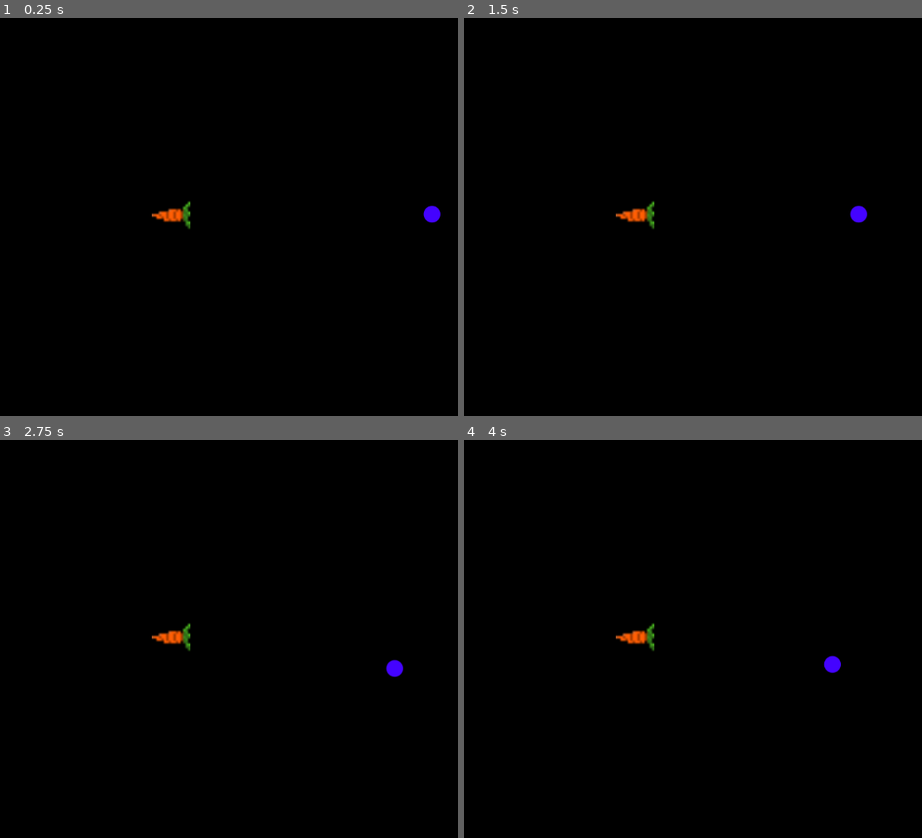
Above: before the commit, frames 1-4 (two rows, left to right).
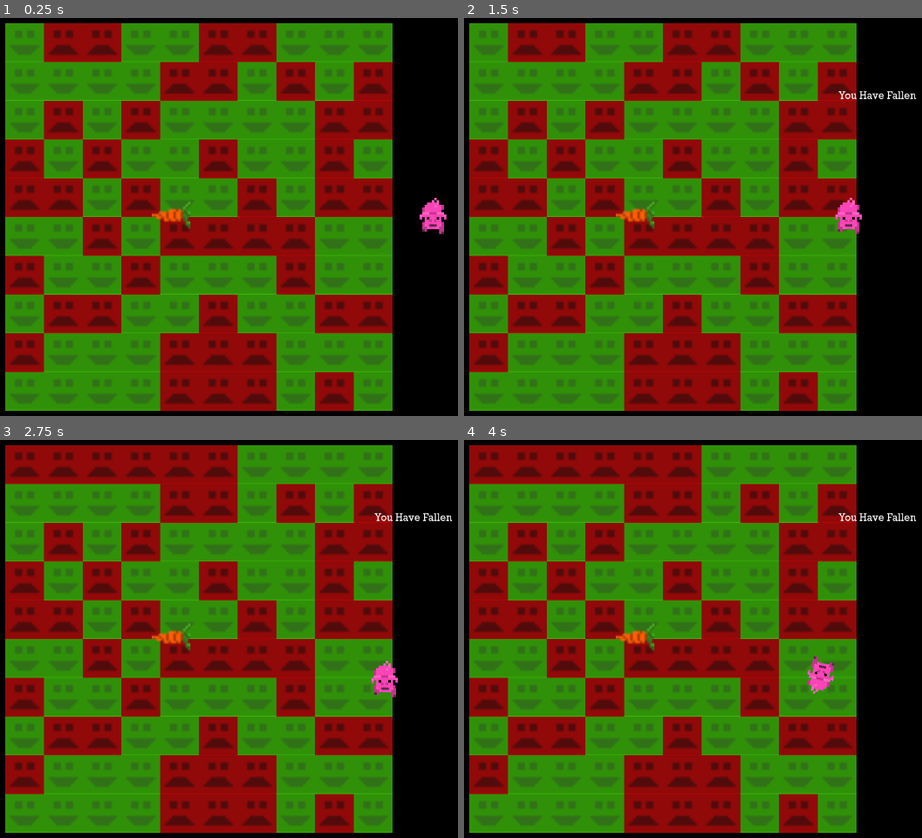
Above: after the commit, the same moments.

Repository: AthertonRoamer/GodotRumble0
Game: Godot game, scene res://world.tscn
The game is run twice, just before and just after one commit, with the same random seed, the same clock (stepped at 60 frames per second) and the same inputs.
Inputs:
- Up to frame 1 (0.25 s): no input
- Up to frame 2 (1.5 s): hold Right (ui_right) 0.53-1.28 s; hold A (a) 0.53-1.28 s; tap D (d) at 0.8, 1.35 s; hold Down (ui_down) from 1.28 s (still down)
- Up to frame 3 (2.75 s): tap S (s) at 1.55 s; tap Enter at 2 s; release Down (ui_down) at 2.03 s; hold Right (ui_right) from 2.03 s (still down); hold S (s) from 2.03 s (still down); tap W (w) at 2.3 s
- Up to frame 4 (4 s): release Right (ui_right) at 2.78 s; release S (s) at 2.78 s; hold Up (ui_up) 2.78-3.53 s; tap W (w) at 2.85 s; tap A (a) at 3.05 s; hold Left (ui_left) from 3.53 s (still down); hold A (a) from 3.53 s (still down); tap D (d) at 3.8 s

The runs differ from the first frame. In frame 1, 83% of the frame differs, in the area x 1-98%, y 1-99%; in frame 2, 82%; in frame 3, 82%; in frame 4, 82%.
Error before the commit: Parse Error: Expected indented block after function declaration. (res://tile.gd:55)

Commit message:
Animated Player
Added Anim Tree
Added Anim Player
Player Sprite
Working Tile Sprites

Diff:
--- a/GodotRumbleProject/map.gd
+++ b/GodotRumbleProject/map.gd
@@ -14,9 +14,9 @@
 			var t = tile_scene.instantiate()
 			randomize()
 			if randi() % 2 == 0:
-				t.set_state(0)
+				t.set_state(Data.SAFE)
 			else:
-				t.set_state(1)
+				t.set_state(Data.DANGER)
 			t.position = Vector2(x, y ) * tile_size
 			t.map_pos = Vector2(x, y)
 			add_child(t)
--- a/GodotRumbleProject/player.gd
+++ b/GodotRumbleProject/player.gd
@@ -1,4 +1,8 @@
 extends RigidBody2D
+
+@onready var animationPlayer = $AnimationPlayer
+@onready var animationTree = $AnimationTree
+@onready var animationState = animationTree.get("parameters/playback")
 
 var speed = 100
 var current_tile
@@ -8,10 +12,23 @@
 var start_pos : Vector2
 
 func _ready():
+	animationTree.active = true
 	Data.player = self
 	start_pos = position
 # Called every frame. 'delta' is the elapsed time since the previous frame.
 var i = 0
+
+func move_state(delta):
+	var input_vector = Vector2.ZERO
+	input_vector.x = (Input.get_action_strength("ui_right") - Input.get_action_strength("ui_left"))
+	input_vector.y = (Input.get_action_strength("ui_down") - Input.get_action_strength("ui_up"))
+	input_vector = input_vector.normalized()
+
+	if input_vector != Vector2.ZERO:
+		animationTree.set("parameters/Idle/blend_position", input_vector)
+		animationTree.set("parameters/Run/blend_position", input_vector)
+		animationState.travel("Run")
+
 func _process(delta):
 	if on_map == true:
 		close_door()
--- a/GodotRumbleProject/player.tscn
+++ b/GodotRumbleProject/player.tscn
@@ -1,10 +1,180 @@
-[gd_scene load_steps=4 format=3 uid="uid://ktg78ow3hkxq"]
+[gd_scene load_steps=17 format=3 uid="uid://ktg78ow3hkxq"]
 
 [ext_resource type="Script" path="res://player.gd" id="1_bliyk"]
-[ext_resource type="Texture2D" uid="uid://p6u2wa1rhnwq" path="res://filler_art/filler_character.png" id="2_qcka1"]
+[ext_resource type="Texture2D" uid="uid://rb7l4bx6okdp" path="res://Art/Pig_Sprite_Spritesheet.png" id="2_fcx0p"]
 
 [sub_resource type="CircleShape2D" id="CircleShape2D_buoji"]
 radius = 15.0333
+
+[sub_resource type="Animation" id="Animation_qpytx"]
+resource_name = "RunDown"
+length = 0.333342
+loop_mode = 1
+tracks/0/type = "value"
+tracks/0/imported = false
+tracks/0/enabled = true
+tracks/0/path = NodePath("Sprite2D:frame")
+tracks/0/interp = 1
+tracks/0/loop_wrap = true
+tracks/0/keys = {
+"times": PackedFloat32Array(0, 0.0833333, 0.166667, 0.25),
+"transitions": PackedFloat32Array(1, 1, 1, 1),
+"update": 1,
+"values": [1, 0, 2, 0]
+}
+
+[sub_resource type="Animation" id="Animation_drnnc"]
+length = 0.001
+tracks/0/type = "value"
+tracks/0/imported = false
+tracks/0/enabled = true
+tracks/0/path = NodePath("Sprite2D:frame")
+tracks/0/interp = 1
+tracks/0/loop_wrap = true
+tracks/0/keys = {
+"times": PackedFloat32Array(0),
+"transitions": PackedFloat32Array(1),
+"update": 1,
+"values": [1]
+}
+
+[sub_resource type="Animation" id="Animation_e7hos"]
+resource_name = "RunLeft"
+length = 0.40001
+loop_mode = 1
+tracks/0/type = "value"
+tracks/0/imported = false
+tracks/0/enabled = true
+tracks/0/path = NodePath("Sprite2D:frame")
+tracks/0/interp = 1
+tracks/0/loop_wrap = true
+tracks/0/keys = {
+"times": PackedFloat32Array(0, 0.1, 0.2, 0.3),
+"transitions": PackedFloat32Array(1, 1, 1, 1),
+"update": 1,
+"values": [3, 4, 3, 5]
+}
+
+[sub_resource type="Animation" id="Animation_b07wg"]
+resource_name = "RunRight"
+length = 0.40001
+loop_mode = 1
+tracks/0/type = "value"
+tracks/0/imported = false
+tracks/0/enabled = true
+tracks/0/path = NodePath("Sprite2D:frame")
+tracks/0/interp = 1
+tracks/0/loop_wrap = true
+tracks/0/keys = {
+"times": PackedFloat32Array(0, 0.1, 0.2, 0.3),
+"transitions": PackedFloat32Array(1, 1, 1, 1),
+"update": 1,
+"values": [10, 9, 11, 9]
+}
+
+[sub_resource type="Animation" id="Animation_cpdiv"]
+resource_name = "RunUp"
+length = 0.40001
+loop_mode = 1
+tracks/0/type = "value"
+tracks/0/imported = false
+tracks/0/enabled = true
+tracks/0/path = NodePath("Sprite2D:frame")
+tracks/0/interp = 1
+tracks/0/loop_wrap = true
+tracks/0/keys = {
+"times": PackedFloat32Array(0, 0.1, 0.2, 0.3),
+"transitions": PackedFloat32Array(1, 1, 1, 1),
+"update": 1,
+"values": [7, 6, 8, 6]
+}
+
+[sub_resource type="Animation" id="Animation_70vsi"]
+resource_name = "IdleDown"
+length = 0.10001
+loop_mode = 1
+tracks/0/type = "value"
+tracks/0/imported = false
+tracks/0/enabled = true
+tracks/0/path = NodePath("Sprite2D:frame")
+tracks/0/interp = 1
+tracks/0/loop_wrap = true
+tracks/0/keys = {
+"times": PackedFloat32Array(0),
+"transitions": PackedFloat32Array(1),
+"update": 1,
+"values": [0]
+}
+
+[sub_resource type="Animation" id="Animation_ax72h"]
+resource_name = "IdleRight"
+length = 0.10001
+tracks/0/type = "value"
+tracks/0/imported = false
+tracks/0/enabled = true
+tracks/0/path = NodePath("Sprite2D:frame")
+tracks/0/interp = 1
+tracks/0/loop_wrap = true
+tracks/0/keys = {
+"times": PackedFloat32Array(0),
+"transitions": PackedFloat32Array(1),
+"update": 1,
+"values": [9]
+}
+
+[sub_resource type="Animation" id="Animation_df4h4"]
+resource_name = "IdleLeft"
+length = 0.10001
+tracks/0/type = "value"
+tracks/0/imported = false
+tracks/0/enabled = true
+tracks/0/path = NodePath("Sprite2D:frame")
+tracks/0/interp = 1
+tracks/0/loop_wrap = true
+tracks/0/keys = {
+"times": PackedFloat32Array(0),
+"transitions": PackedFloat32Array(1),
+"update": 1,
+"values": [3]
+}
+
+[sub_resource type="Animation" id="Animation_bombw"]
+resource_name = "IdleUp"
+length = 0.10001
+tracks/0/type = "value"
+tracks/0/imported = false
+tracks/0/enabled = true
+tracks/0/path = NodePath("Sprite2D:frame")
+tracks/0/interp = 1
+tracks/0/loop_wrap = true
+tracks/0/keys = {
+"times": PackedFloat32Array(0),
+"transitions": PackedFloat32Array(1),
+"update": 1,
+"values": [6]
+}
+
+[sub_resource type="AnimationLibrary" id="AnimationLibrary_ykj1a"]
+_data = {
+"IdleDown": SubResource("Animation_70vsi"),
+"IdleLeft": SubResource("Animation_df4h4"),
+"IdleRight": SubResource("Animation_ax72h"),
+"IdleUp": SubResource("Animation_bombw"),
+"RESET": SubResource("Animation_drnnc"),
+"RunDown": SubResource("Animation_qpytx"),
+"RunLeft": SubResource("Animation_e7hos"),
+"RunRight": SubResource("Animation_b07wg"),
+"RunUp": SubResource("Animation_cpdiv")
+}
+
+[sub_resource type="AnimationNodeBlendSpace2D" id="AnimationNodeBlendSpace2D_oqhco"]
+
+[sub_resource type="AnimationNodeStateMachine" id="AnimationNodeStateMachine_6gmja"]
+states/Idle/node = SubResource("AnimationNodeBlendSpace2D_oqhco")
+states/Idle/position = Vector2(364, 81)
+states/Start/position = Vector2(220, 81)
+
+[sub_resource type="AnimationNodeStateMachinePlayback" id="AnimationNodeStateMachinePlayback_w4whe"]
 
 [node name="Player" type="RigidBody2D"]
 position = Vector2(798, 176)
@@ -13,11 +183,29 @@
 metadata/_edit_group_ = true
 
 [node name="Sprite2D" type="Sprite2D" parent="."]
-texture = ExtResource("2_qcka1")
+texture_filter = 1
+scale = Vector2(4, 4)
+texture = ExtResource("2_fcx0p")
+hframes = 2
+vframes = 6
+frame = 1
 
 [node name="CollisionShape2D" type="CollisionShape2D" parent="."]
 shape = SubResource("CircleShape2D_buoji")
 
 [node name="ClearTimer" type="Timer" parent="."]
+wait_time = 3.25
+one_shot = true
+
+[node name="AnimationPlayer" type="AnimationPlayer" parent="."]
+libraries = {
+"": SubResource("AnimationLibrary_ykj1a")
+}
+
+[node name="AnimationTree" type="AnimationTree" parent="."]
+tree_root = SubResource("AnimationNodeStateMachine_6gmja")
+anim_player = NodePath("../AnimationPlayer")
+parameters/playback = SubResource("AnimationNodeStateMachinePlayback_w4whe")
+parameters/Idle/blend_position = Vector2(0, 0)
 
 [connection signal="timeout" from="ClearTimer" to="." method="_on_clear_timer_timeout"]
--- a/GodotRumbleProject/tile.gd
+++ b/GodotRumbleProject/tile.gd
@@ -5,13 +5,14 @@
 
 @onready var animatedSprite
 
-var tile_change_time
+var timer_end
 
-var animation
+@onready var timer
+
 var texture
 var sprite
 
-var state = 0
+var state = Data.SAFE
 var map_pos : Vector2
 
 # Called when the node enters the scene tree for the first time.
@@ -19,15 +20,23 @@
 	sprite = get_node("Sprite2D")
 	sprite.texture = texture
 
+func timer_wait():
 
-func set_state(new_state):
-	animatedSprite = $AnimatedSprite2D
-	var last_state = state
+	pass
+
+#func animation_transiton():
+#	var last_state = state
+#	match last_state:
+#		Data.SAFE:
+#			animatedSprite.play("Green_Safe_Flashing")
+#
+#		Data.DANGER:
+#			animatedSprite.play("Red_Danger_Flashing")
+#		_:
+#			pass
+
+func new_tile(new_state):
 	state = new_state
-	match last_state:
-		Data.SAFE:
-			animatedSprite.play("Green_Safe_Flashing")
-
 	match state:
 		Data.SAFE:
 			animatedSprite.play("Green_Safe_Static")
@@ -35,6 +44,15 @@
 			animatedSprite.play("Red_Danger_Static")
 		_:
 			pass
+
+func set_state(new_state):
+	timer = $Timer
+	animatedSprite = $AnimatedSprite2D
+	timer.start(3.25)
+#	while timer_end != 1:
+#		animation_transiton()
+	new_tile(new_state)
+
 
 func random_state():
 	randomize()
@@ -53,3 +71,4 @@
 
 
 func _on_timer_timeout():
+	timer_end = 1
--- a/GodotRumbleProject/tile.tscn
+++ b/GodotRumbleProject/tile.tscn
@@ -653,11 +653,10 @@
 [node name="Sprite2D" type="Sprite2D" parent="."]
 visible = false
 scale = Vector2(2, 2)
-
 texture = ExtResource("2_8veq4")
 
 [node name="AnimatedSprite2D" type="AnimatedSprite2D" parent="."]
-scale = Vector2(1.8, 1.8)
+scale = Vector2(4, 4)
 sprite_frames = SubResource("SpriteFrames_336rp")
 animation = &"Green_Safe_Static"
 
Not shown, changed: GodotRumbleProject/art/Carrot_Hud_Element.png.import
Not shown, changed: GodotRumbleProject/art/Carrot_Pickup_SpriteSheet.png.import
Not shown, changed: GodotRumbleProject/art/Green_Safe_Tile_spritesheet.png.import
Not shown, changed: GodotRumbleProject/art/Pig_Sprite_Spritesheet.png.import
Not shown, changed: GodotRumbleProject/art/Red_Danger_Tile_Spritesheet.png.import
Not shown, changed: GodotRumbleProject/art/word_board.png.import
Not shown: 1 places in GodotRumbleProject/world.tscn that only renumber resources
